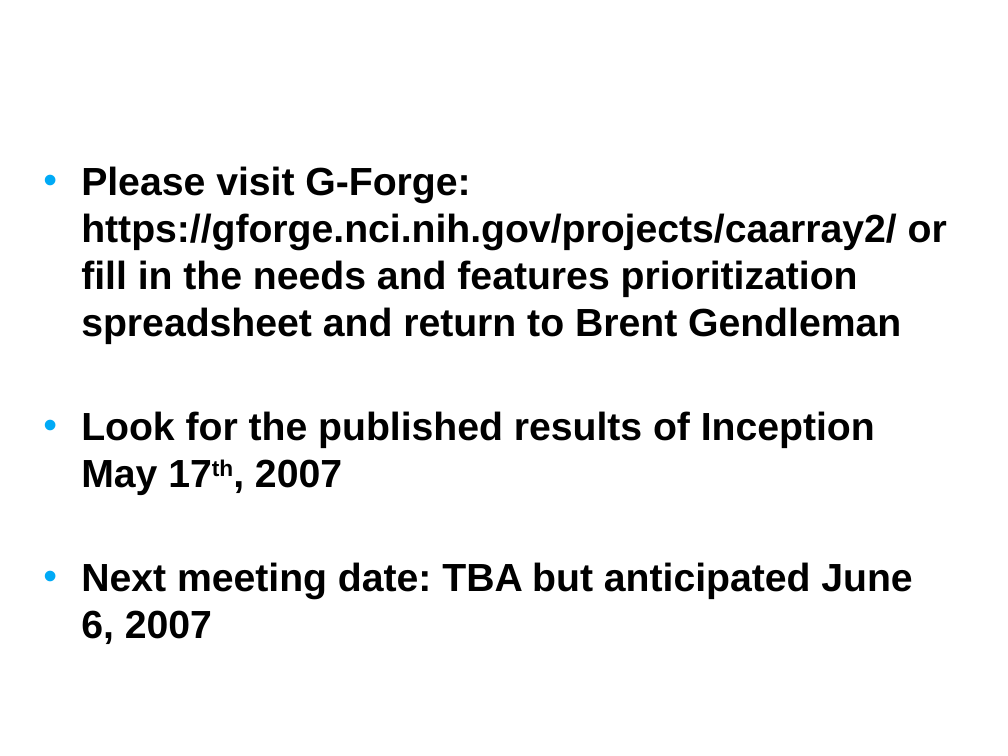
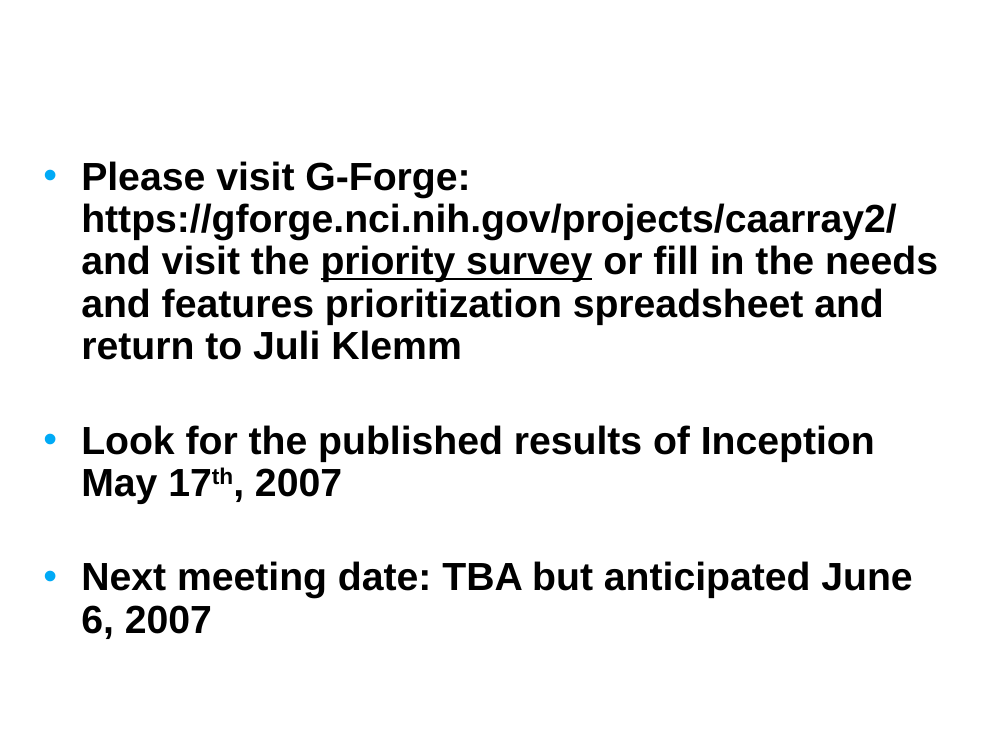
Before and after one commit to NCIP/caarray-docs, a slide deck: slide 24 of project_management/open_meetings/caArray User Community Meeting May 9.ppt. Drawn at 1008x756 pixels with LibreOffice and Linux fonts; fonts in the diff are those of the drawing; background and template pictures are left out. Boxes give left, top, right and bottom in pixels: in the first picture for what was removed or moved away, otherwise in the second. Text is boxed around its words. In the diff, an @@ line names an element or a change of style, - is before the commit and + after.

Commit message:
mods to actors and POC to Juli

```diff
--- a/project_management/open_meetings/caArray User Community Meeting May 9.ppt
+++ b/project_management/open_meetings/caArray User Community Meeting May 9.ppt
@@ text at [81,161,938,360]: text changed @@
-• Please visit G-Forge: https://gforge.nci.nih.gov/projects/caarray2/ or fill in the needs and features prioritization spreadsheet and return to Brent Gendleman
+• Please visit G-Forge: https://gforge.nci.nih.gov/projects/caarray2/ and visit the priority survey or fill in the needs and features prioritization spreadsheet and return to Juli Klemm
@@ text at [81,425,912,639]: line spacing 1 to 0.9 @@
```
Also in this commit, not shown: 2 other slides changed.
